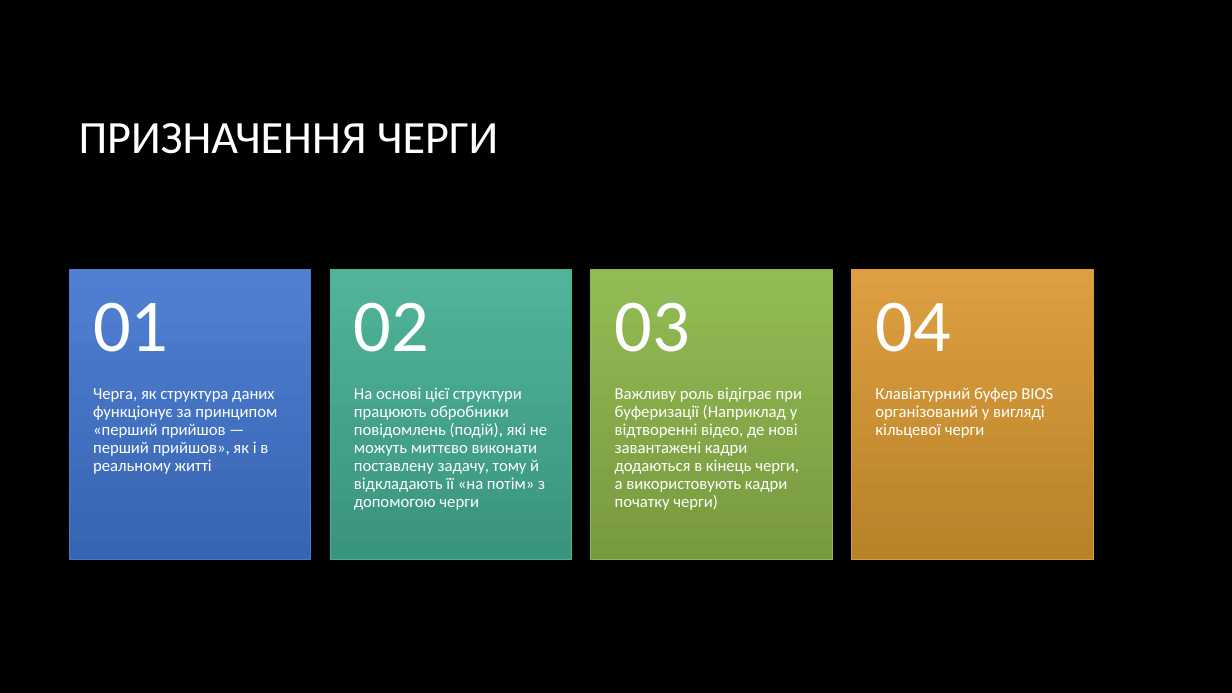
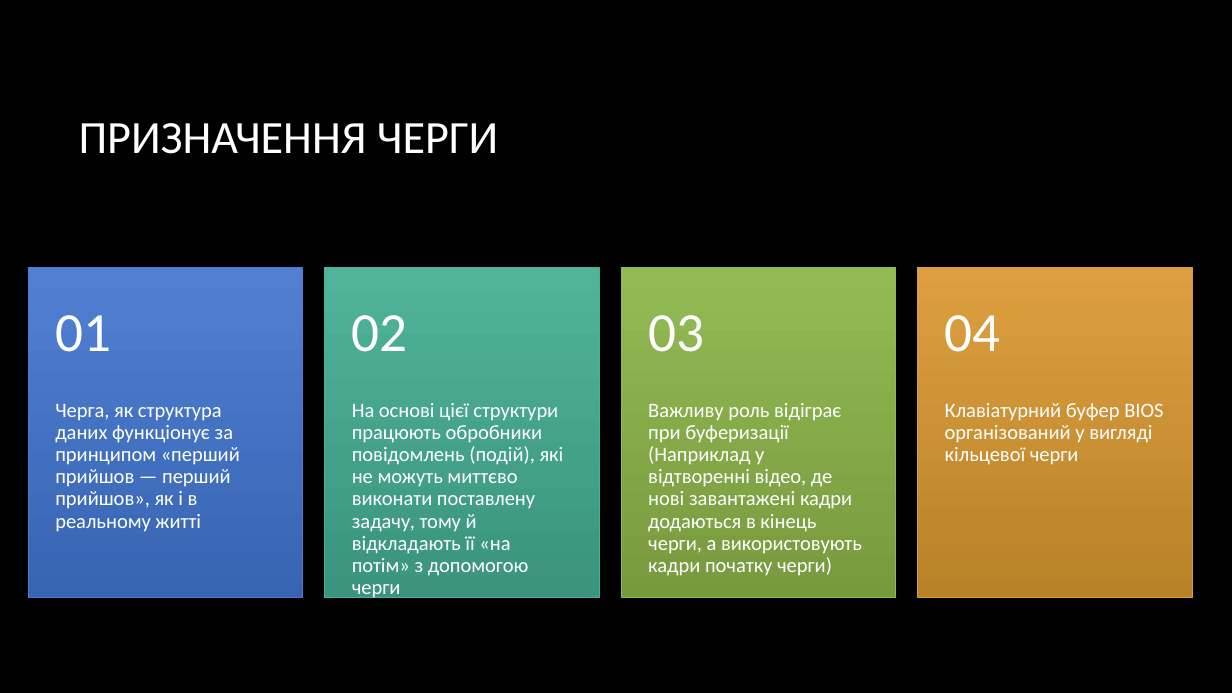
Before and after one commit to Tivikrat/algo-17-project, a slide deck: slide 2 of Presentation/Черга за O(1) на шести стеках.pptx. Drawn at 1232x693 pixels with LibreOffice and Linux fonts; fonts in the diff are those of the drawing; background and template pictures are left out. Boxes give left, top, right and bottom in pixels: in the first picture for what was removed or moved away, otherwise in the second. Text is boxed around its words. In the diff, an @@ line names an element or a change of style, - is before the commit and + after.

```diff
--- a/Presentation/Черга за O(1) на шести стеках.pptx
+++ b/Presentation/Черга за O(1) на шести стеках.pptx
@@ text "01" moved from (x1=93, y1=302, x2=168, y2=352) to (x1=55, y1=315, x2=111, y2=352) @@
@@ rectangle resized from (x1=69, y1=269, x2=311, y2=559) to (x1=29, y1=268, x2=303, y2=598) @@
@@ rectangle resized from (x1=330, y1=269, x2=571, y2=559) to (x1=324, y1=268, x2=599, y2=598) @@
@@ text "03" moved from (x1=615, y1=302, x2=690, y2=352) to (x1=648, y1=315, x2=704, y2=352) @@
@@ rectangle resized from (x1=591, y1=269, x2=832, y2=559) to (x1=621, y1=268, x2=896, y2=598) @@
@@ size 58 to 43 pt; less space between paragraphs in 4 elements at (x1=352, y1=315, x2=408, y2=352), (x1=55, y1=315, x2=111, y2=352), (x1=648, y1=315, x2=704, y2=352), (x1=945, y1=315, x2=1001, y2=352) @@
@@ text "04" moved from (x1=875, y1=302, x2=950, y2=352) to (x1=945, y1=315, x2=1001, y2=352) @@
@@ rectangle resized from (x1=852, y1=269, x2=1093, y2=559) to (x1=918, y1=268, x2=1192, y2=598) @@
@@ text "02" moved from (x1=354, y1=302, x2=429, y2=352) to (x1=352, y1=315, x2=408, y2=352) @@
@@ text "Черга, як структура даних функціонує ..." moved from (x1=93, y1=388, x2=277, y2=474) to (x1=55, y1=404, x2=240, y2=532) @@
@@ text "На основі цієї структури працюють ..." moved from (x1=354, y1=387, x2=547, y2=510) to (x1=352, y1=403, x2=564, y2=600) @@
@@ text "Важливу роль відіграє при буферизації ..." moved from (x1=615, y1=387, x2=802, y2=510) to (x1=648, y1=403, x2=862, y2=576) @@
@@ size 13 to 16 pt; more space between paragraphs in 4 elements at (x1=352, y1=403, x2=564, y2=600), (x1=55, y1=404, x2=240, y2=532), (x1=648, y1=403, x2=862, y2=576), (x1=945, y1=403, x2=1163, y2=465) @@
@@ text "Клавіатурний буфер BIOS організований у ..." moved from (x1=875, y1=387, x2=1053, y2=438) to (x1=945, y1=403, x2=1163, y2=465) @@
```
Also in this commit, not shown: 8 other slides changed, 1 slide added.
